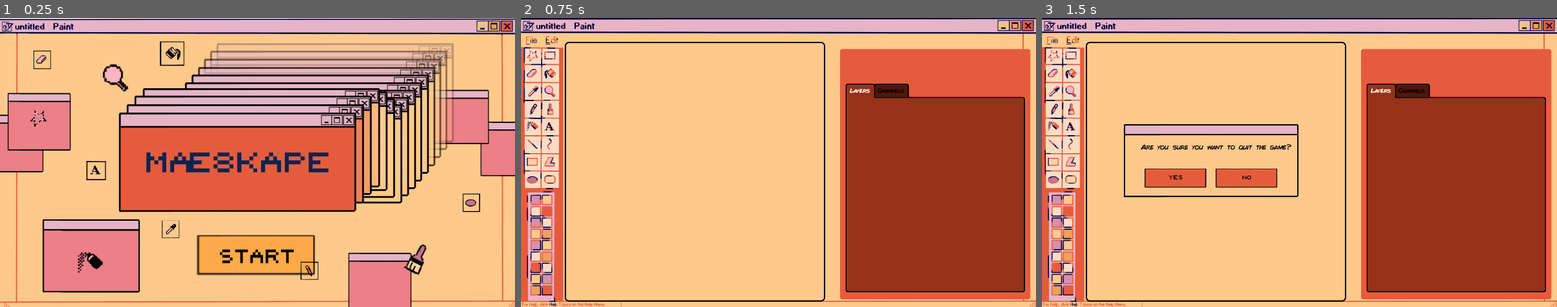
Above: before the commit, frames 1-3 (left to right).
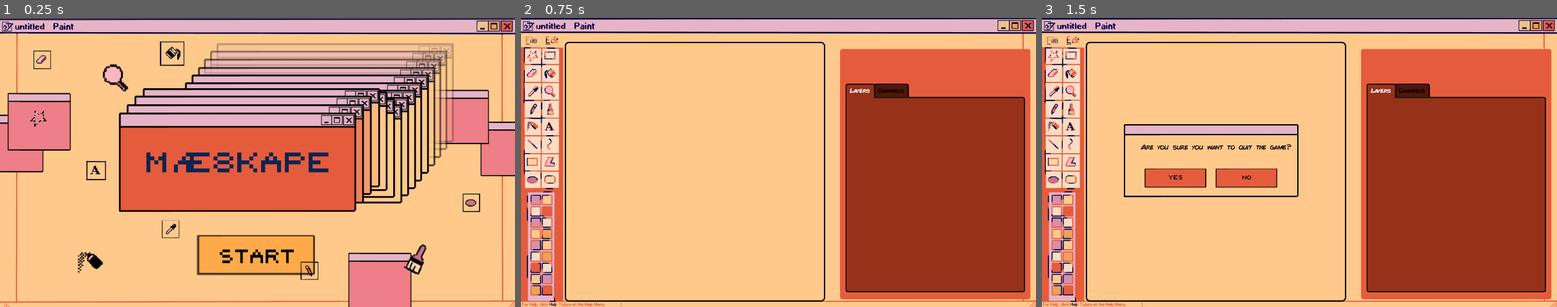
Above: after the commit, the same moments.

Repository: gfezzuog/GGJ2026
Game: Godot game, scene res://Scenes/Menu/menu.tscn
The game is run twice, just before and just after one commit, with the same random seed, the same clock (stepped at 60 frames per second) and the same inputs. The project has no main scene, so this scene is started directly.
Inputs (mouse positions are in pixels of both pictures, inside the frame that each line leads up to):
- Up to frame 1 (0.25 s): no input
- Up to frame 2 (0.75 s): click (778, 254) at 0.5 s
- Up to frame 3 (1.5 s): click (1546, 26) at 1.25 s

The runs differ from the first frame. In frame 1, 5.2% of the frame differs, in the area x 0-100%, y 0-96%; in frame 2, nothing differs; in frame 3, nothing differs.
Error in both runs: Invalid call. Nonexistent function 'queue_free' in base 'Nil'. (res://Scripts/Main/main.gd:90)

Commit message:
menu cambiato

Diff:
--- a/ggj-2026/Scenes/Menu/menu.tscn
+++ b/ggj-2026/Scenes/Menu/menu.tscn
@@ -2,7 +2,7 @@
 
 [ext_resource type="Script" uid="uid://y43wc3xjr6rx" path="res://Scripts/Menu/menu.gd" id="1_3ymnh"]
 [ext_resource type="FontFile" uid="uid://c5jtbwqnthuki" path="res://Assets/Pinky Smush.otf" id="1_cqskg"]
-[ext_resource type="Texture2D" uid="uid://4oqvenrh6jxi" path="res://Assets/Menu/menu_wallpaper.png" id="3_3qr6s"]
+[ext_resource type="Texture2D" uid="uid://dnb156ljj1ayl" path="res://Assets/Menu/menu_wallpaper2.png" id="2_8inha"]
 [ext_resource type="Texture2D" uid="uid://bympvrdk8bc6b" path="res://Assets/Menu/start_buton.png" id="4_j7r1e"]
 [ext_resource type="Texture2D" uid="uid://dii5sk4ff4omo" path="res://Assets/Menu/prop_menu.png" id="5_8inha"]
 
@@ -14,7 +14,7 @@
 [node name="Wallpaper" type="TextureRect" parent="CanvasLayer"]
 offset_right = 1920.0
 offset_bottom = 1080.0
-texture = ExtResource("3_3qr6s")
+texture = ExtResource("2_8inha")
 
 [node name="Button" type="Button" parent="CanvasLayer"]
 anchors_preset = 8
Binary file added: ggj-2026/Assets/Menu/menu_wallpaper2.png
Not shown, added: ggj-2026/Assets/Menu/menu_wallpaper2.png.import
